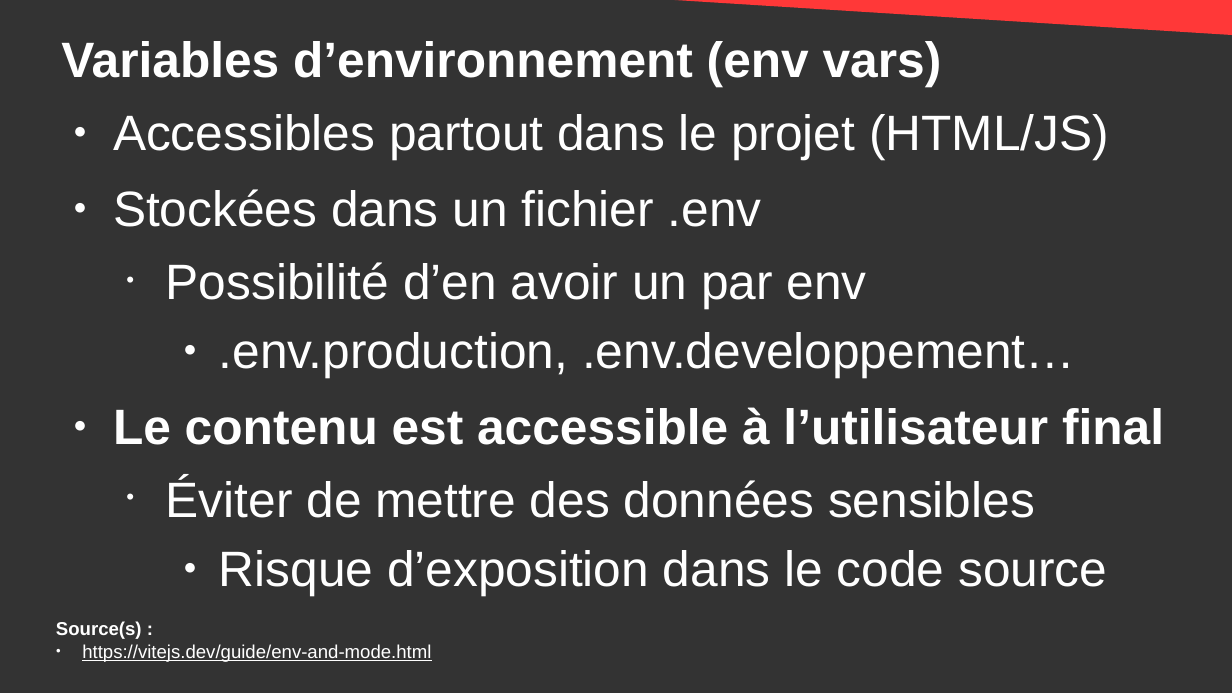
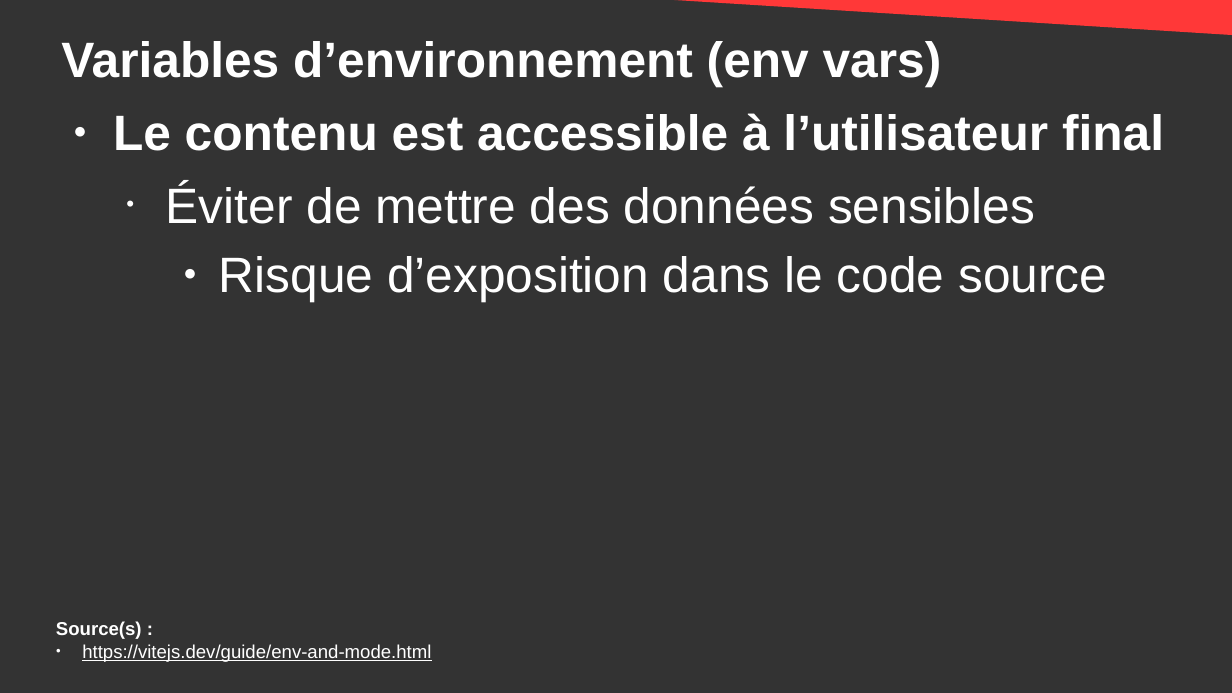
Before and after one commit to DanYellow/cours, a slide deck: slide 52 of developpement-front-s5/travaux-pratiques/numero-4/presentation.odp (slide 51 before the commit). Drawn at 1232x693 pixels with LibreOffice and Linux fonts; fonts in the diff are those of the drawing. Boxes give left, top, right and bottom in pixels: in the first picture for what was removed or moved away, otherwise in the second. Text is boxed around its words. In the diff, an @@ line names an element or a change of style, - is before the commit and + after.

Commit message:
developpement-front-s5 - Update instructions

```diff
--- a/developpement-front-s5/travaux-pratiques/numero-4/presentation.odp
+++ b/developpement-front-s5/travaux-pratiques/numero-4/presentation.odp
@@ text at (113,114,1109,378): paragraphs removed @@
-● Accessibles partout dans le projet (HTML/JS)
-● Stockées dans un fichier .env
-  • Possibilité d’en avoir un par env
-    ● .env.production, .env.developpement…
```
Also in this commit, not shown: 8 other slides changed, 1 slide added, 3 other files.
